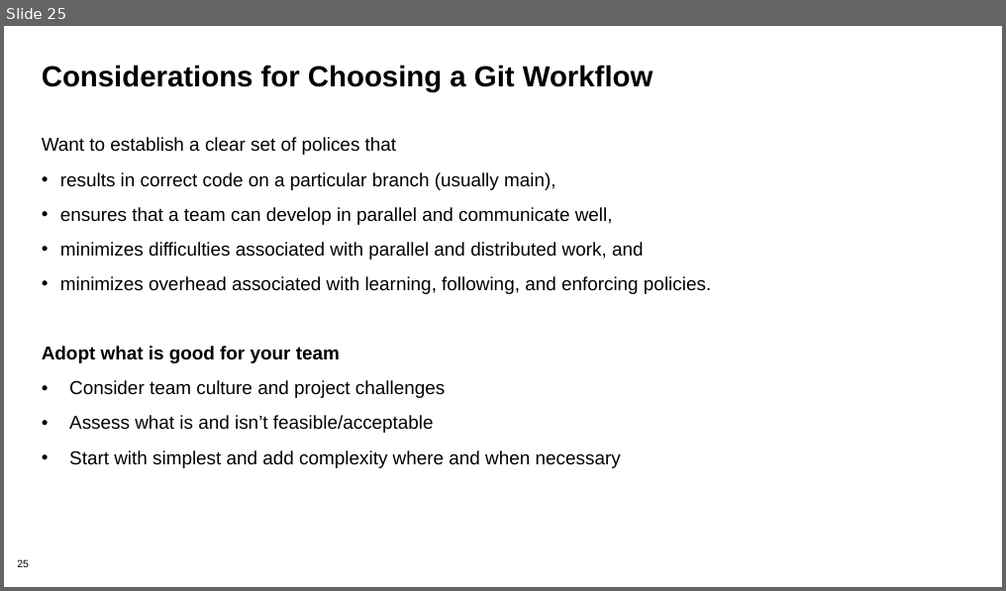
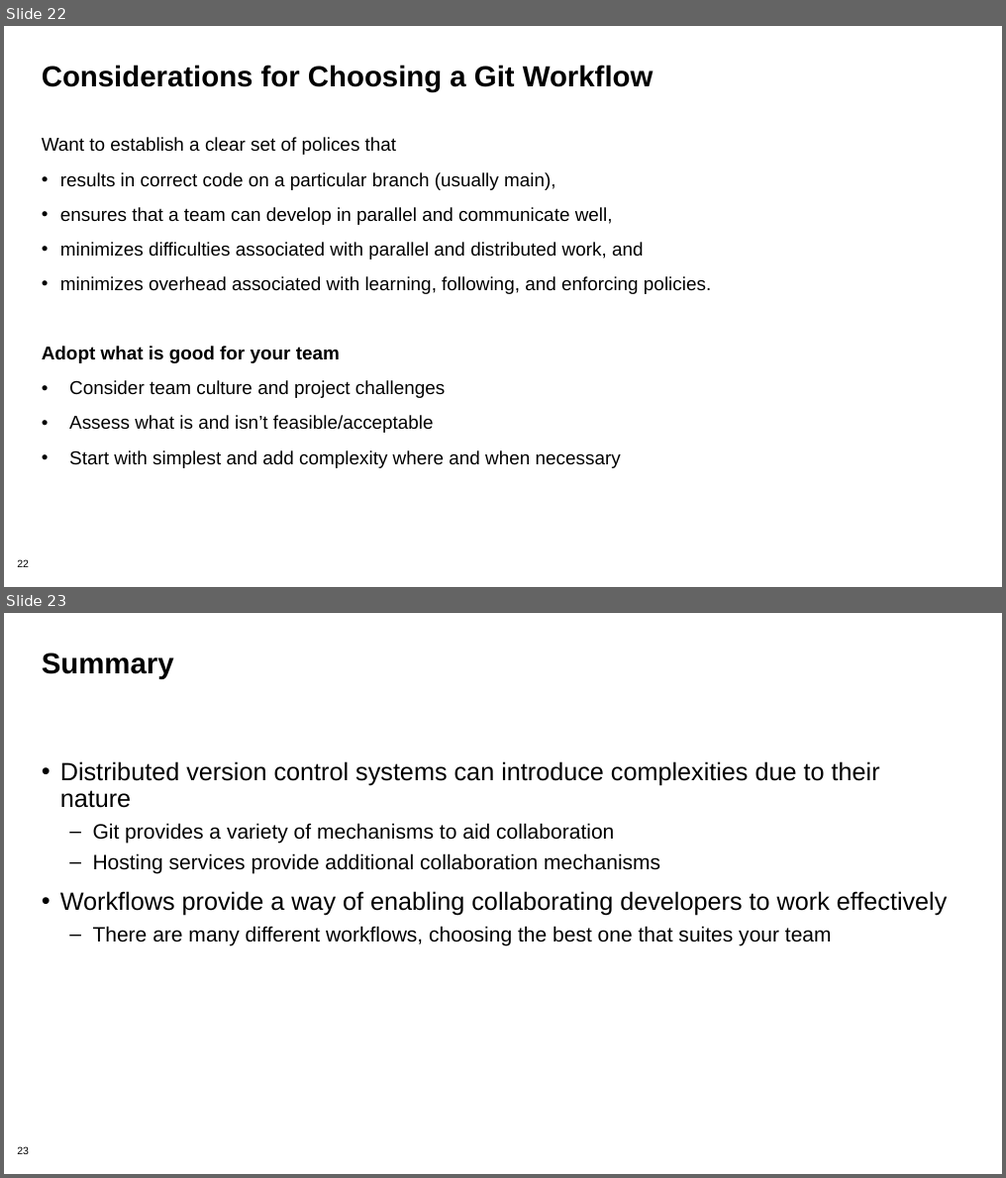
Before and after one commit to bssw-tutorial/presentations, a slide deck: git-workflows.pptx. Shown one above the other, each under a label of ours: slide 25 before the commit, slides 22 and 23 after it. The pictures are 1006x591 and 1006x1178 pixels, drawn with LibreOffice and Linux fonts; fonts in the diff are those of the drawing; background and template pictures are left out. Boxes give left, top, right and bottom in pixels: in the first picture for what was removed or moved away, otherwise in the second. Text is boxed around its words. In the diff, an @@ line names an element or a change of style, - is before the commit and + after.

```diff
--- a/git-workflows.pptx
+++ b/git-workflows.pptx
@@ slide 23 added at box(4, 613, 1002, 1174), background #FFFFFF; not listed: 1 template element that a slide beside it also shows @@
@@ title added at box(42, 653, 174, 679), 28 pt, text #000000, bold @@
+Summary
@@ text added at box(60, 761, 947, 946), 20 pt, text #000000 @@
+• Distributed version control systems can introduce complexities due to their nature
+  – Git provides a variety of mechanisms to aid collaboration
+  – Hosting services provide additional collaboration mechanisms
+• Workflows provide a way of enabling collaborating developers to work effectively
+  – There are many different workflows, choosing the best one that suites your team
@@ what was slide 25 is now slide 22 @@
@@ page number at box(17, 560, 29, 568): text changed @@
-25
+22
```
Also in this commit, not shown: 9 slides changed, 1 other slide added, 1 other file.
